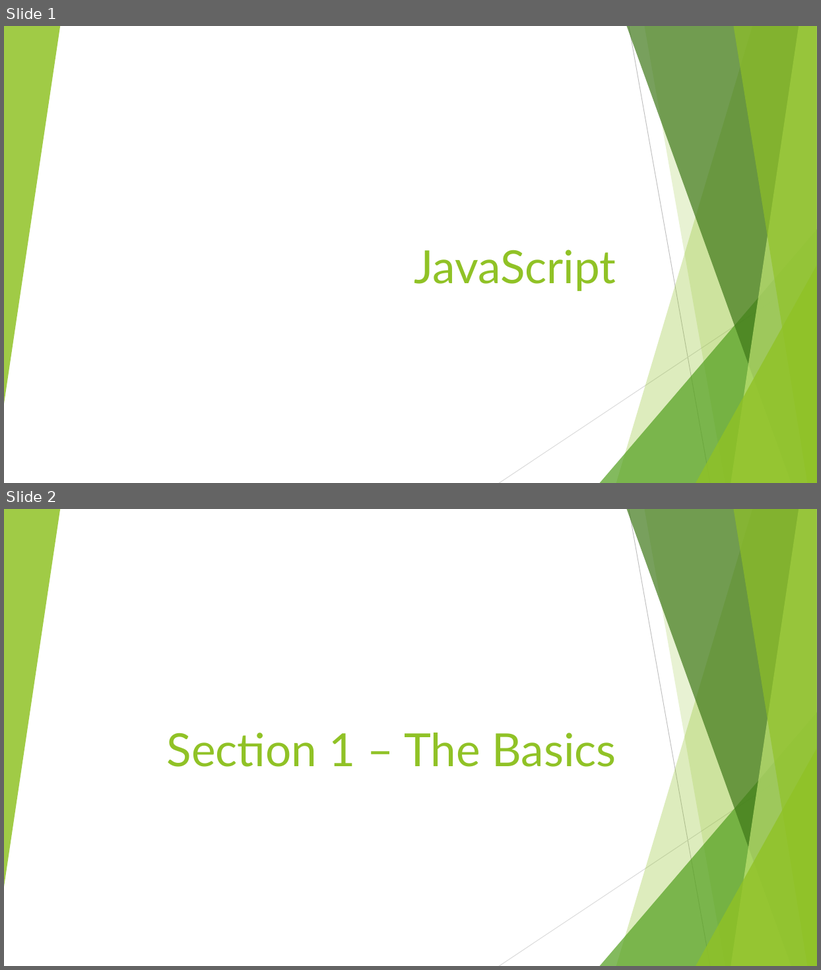
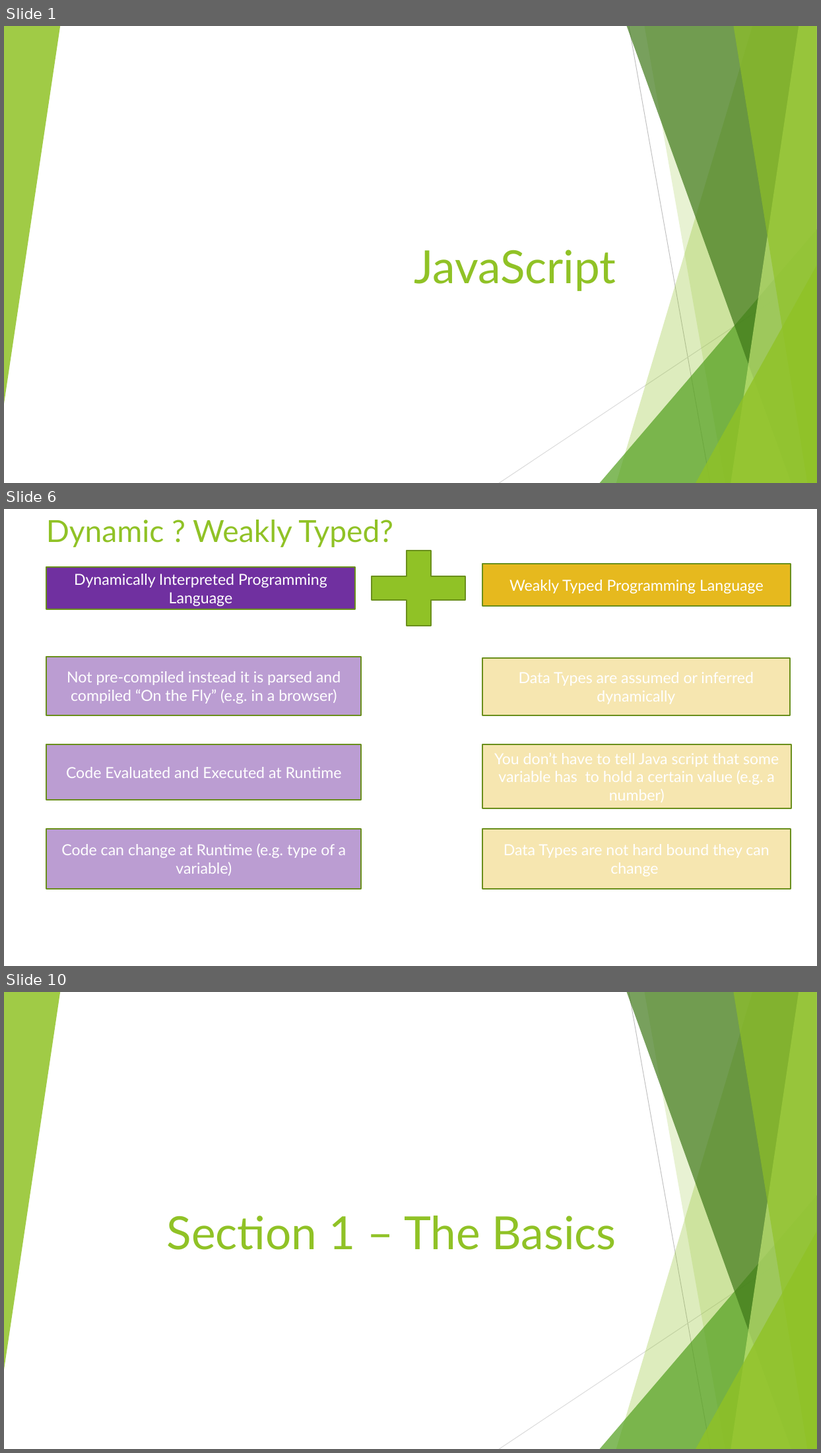
Before and after one commit to rudhrainfogain/JavaScript, a slide deck: PPT/JavaScriptTraining.pptx. Shown one above the other, each under a label of ours: slides 1 and 2 before the commit, slides 1, 6 and 10 after it; the slides between them are not shown. The pictures are 821x970 and 821x1453 pixels, drawn with LibreOffice and Linux fonts; fonts in the diff are those of the drawing. Boxes give left, top, right and bottom in pixels: in the first picture for what was removed or moved away, otherwise in the second. Text is boxed around its words. In the diff, an @@ line names an element or a change of style, - is before the commit and + after.

```diff
--- a/PPT/JavaScriptTraining.pptx
+++ b/PPT/JavaScriptTraining.pptx
@@ slide 6 added at box(4, 509, 817, 966), background #FFFFFF @@
@@ title added at box(46, 520, 393, 547), 36 pt, text #90C226 @@
+Dynamic ? Weakly Typed?
@@ plus sign added at box(354, 537, 482, 640), fill #90C226, outline #6B901C 1.5 pt @@
@@ rectangle added at box(47, 567, 355, 609), fill #7030A0, outline #6B901C 1.5 pt, 18 pt, text #FFFFFF @@
+Dynamically Interpreted Programming Language
@@ rectangle added at box(482, 564, 791, 606), fill #E6B91E, outline #6B901C 1.5 pt, 18 pt, text #FFFFFF @@
+Weakly Typed Programming Language
@@ rectangle added at box(47, 657, 362, 716), fill #7030A0 at 47% opacity, outline #6B901C 1.5 pt, 18 pt, text #FFFFFF @@
+Not pre-compiled instead it is parsed and compiled “On the Fly” (e.g. in a browser)
@@ rectangle added at box(482, 658, 790, 716), fill #F0D578 at 58% opacity, outline #6B901C 1.5 pt @@
@@ rectangle added at box(47, 745, 362, 800), fill #7030A0 at 47% opacity, outline #6B901C 1.5 pt, 18 pt, text #FFFFFF @@
+Code Evaluated and Executed at Runtime
@@ rectangle added at box(482, 745, 791, 809), fill #F0D578 at 58% opacity, outline #6B901C 1.5 pt @@
@@ rectangle added at box(47, 829, 362, 889), fill #7030A0 at 47% opacity, outline #6B901C 1.5 pt, 18 pt, text #FFFFFF @@
+Code can change at Runtime (e.g. type of a variable)
@@ rectangle added at box(482, 829, 791, 889), fill #F0D578 at 58% opacity, outline #6B901C 1.5 pt @@
@@ what was slide 2 is now slide 10 @@
```
Also in this commit, not shown: 14 other slides added, 2 other files.
